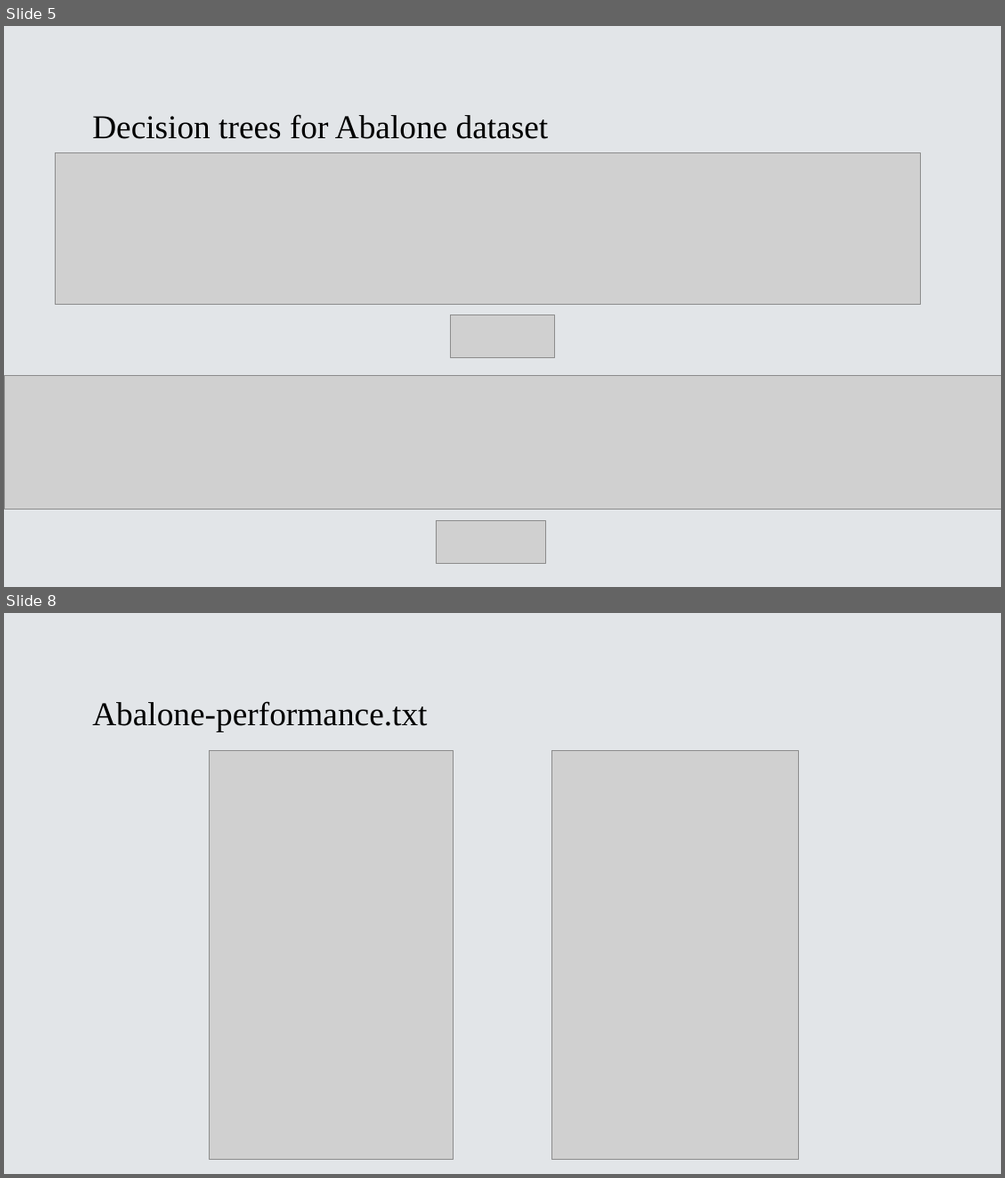
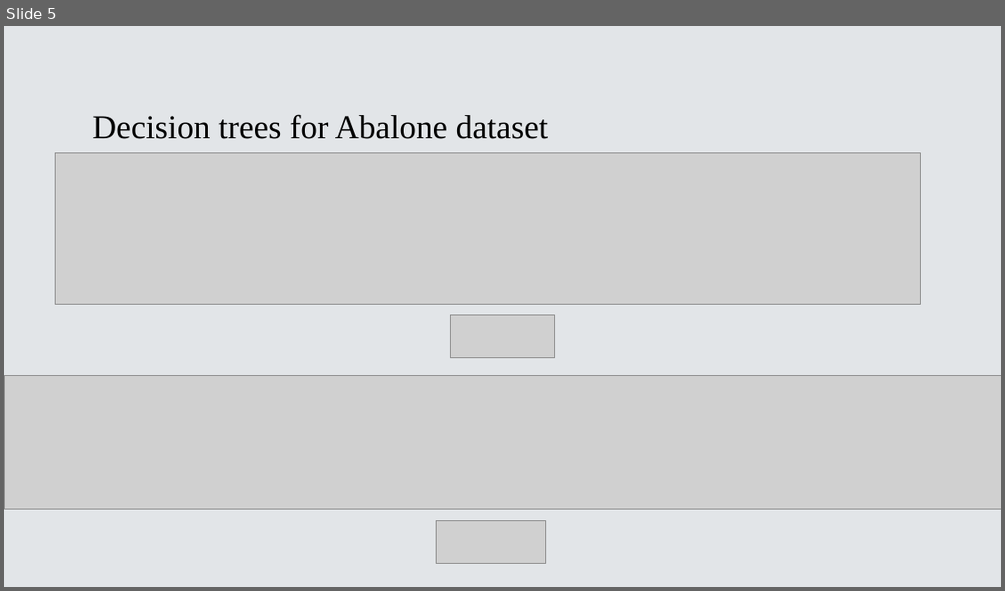
Before and after one commit to Ghaith-Chrit/COMP-472-A1, a slide deck: Assignment 1 – COMP-472 - presentation.pptx. Shown one above the other, each under a label of ours: slides 5 and 8 before the commit, slide 5 after it; the slides between them are not shown. The pictures are 1005x1178 and 1005x591 pixels, drawn with LibreOffice and Linux fonts; fonts in the diff are those of the drawing; grey boxes stand for pictures. Boxes give left, top, right and bottom in pixels: in the first picture for what was removed or moved away, otherwise in the second. Text is boxed around its words. In the diff, an @@ line names an element or a change of style, - is before the commit and + after.

```diff
--- a/Assignment 1 – COMP-472 - presentation.pptx
+++ b/Assignment 1 – COMP-472 - presentation.pptx
@@ slide 8 removed at (4,613,1001,1174), background #E2E5E8 @@
@@ title removed at (92,701,427,732) @@
-Abalone-performance.txt
@@ picture removed at (209,751,453,1159) @@
@@ picture removed at (552,751,799,1159) @@
```
Also in this commit, not shown: 5 other slides removed.
